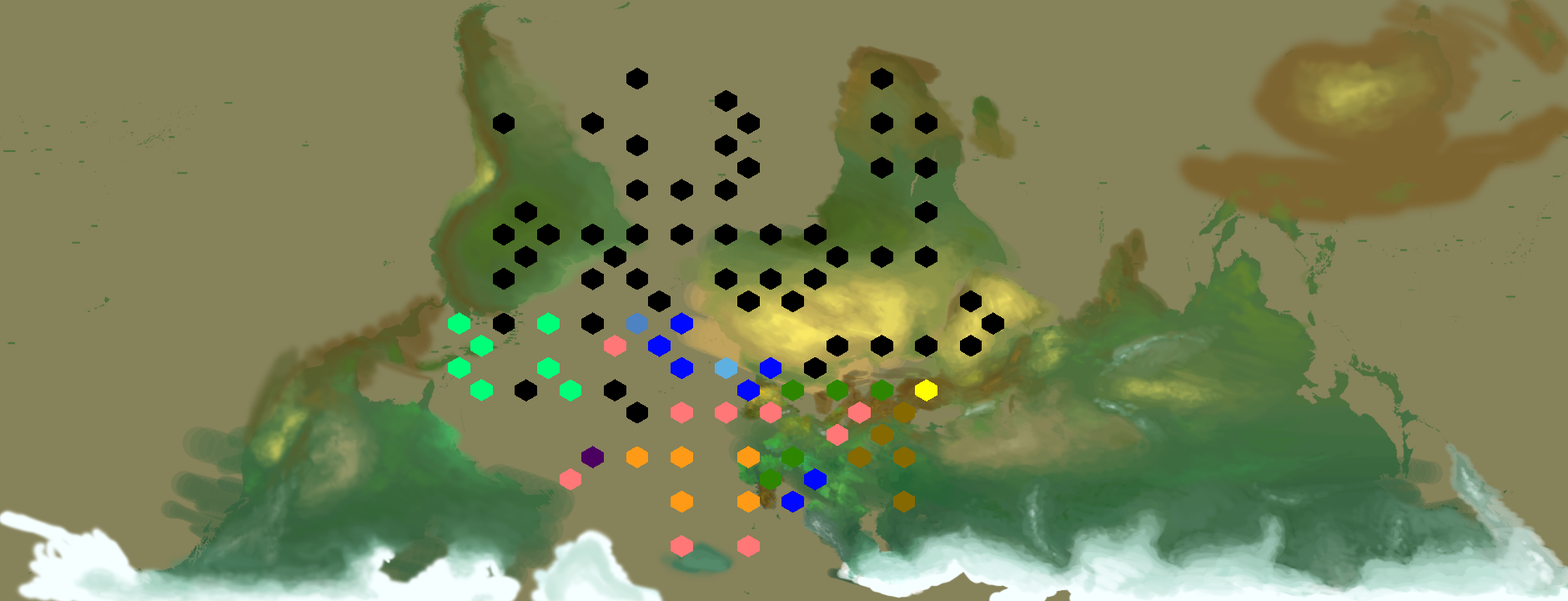
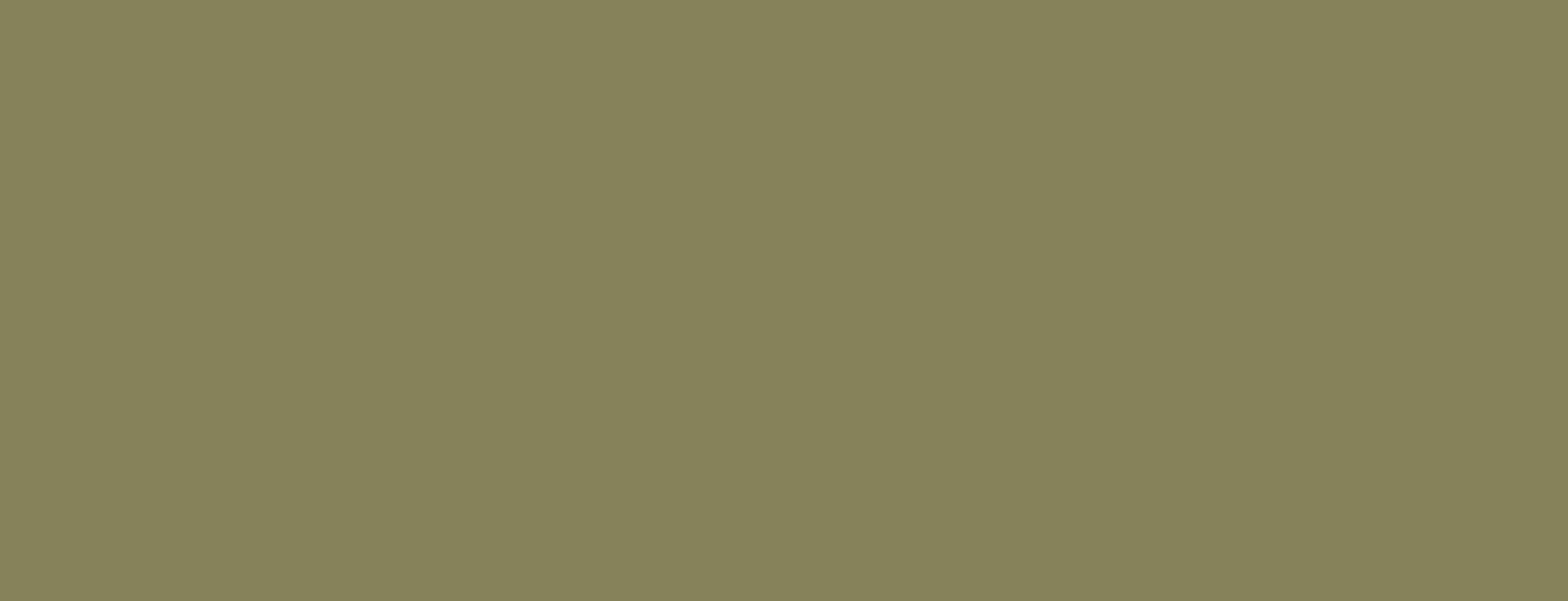
Revision of a layered 1568 × 601 image; what changed, layer by layer:
renamed "Test copy" to "Sectors", hid it over left=447, top=67, right=1005, bottom=558
removed layer "colormap.dds" over left=0, top=0, right=1568, bottom=601
added layer "colormap" over left=0, top=0, right=1568, bottom=601